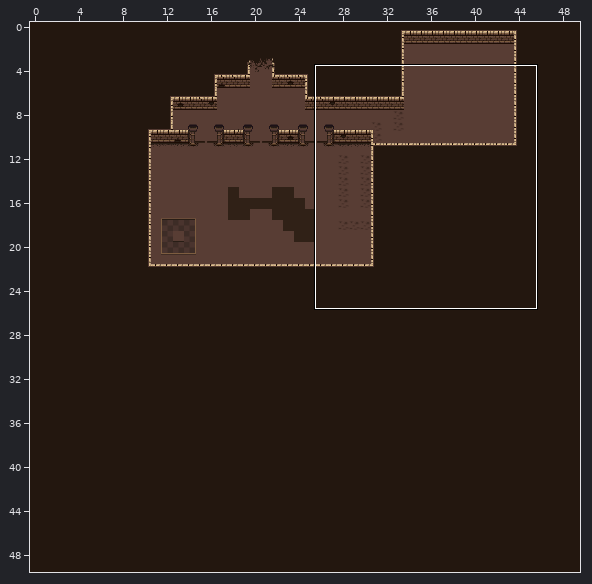
An edit to a level. Tiled map, android/assets/levels/test_level.tmx. Above: a wide view before the commit, with the close-up outlined.
Close-up. Before:
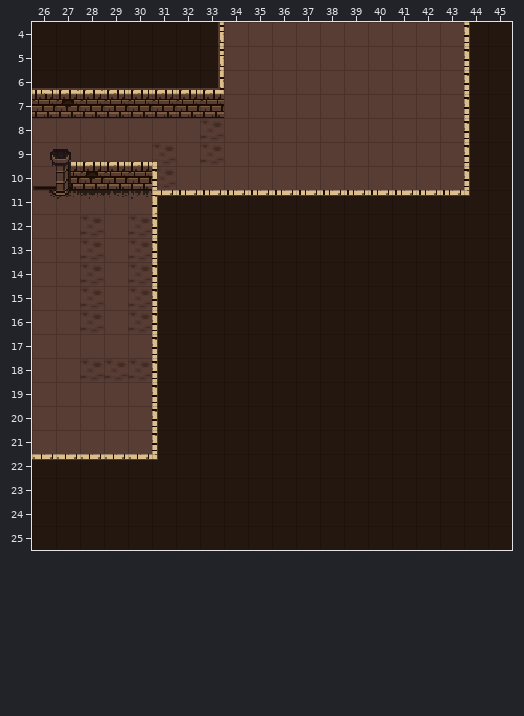
Cells are 16x16 px. Shown: x 26..45, y 4..25. The commit also changed other parts of the map, which this record leaves out.
The result:
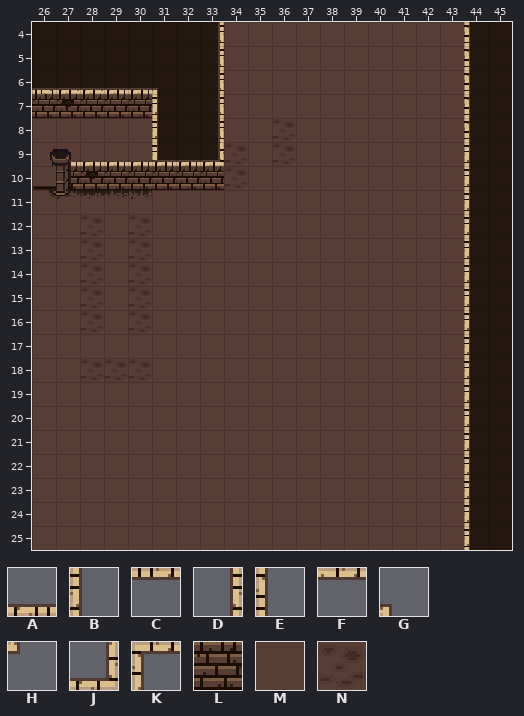
Key: from "PixelDungeonTileset": A 1, B 1 flipped on the other diagonal, C 1 turned 180, D 1 turned 270, E 1 turned 90, F 3 turned 180, G 4, H 4 turned 90, J 5, K 5 turned 180, L 11, M 42, N 90.
_ is an empty cell.
Diff:
Layer "floor":
Tile M is added in rows 11 to 21 at x 31 to 43; in rows 22 to 25 at x 26 to 43.
Tile N replaces tile M in row 8 at x 36; in row 9 at x 34 and 36; in row 10 at x 34.
The edit erases tile M in row 8 at x 31 to 32; in row 9 at x 32; in row 10 at x 32 to 33.
The edit erases tile N in row 8 at x 33; in row 9 at x 31 and 33; in row 10 at x 31.
Layer "walls":
Tile A is added in row 9 at x 32.
Tile B replaces tile E in rows 9 to 10 at x 44.
Tile B replaces tile G in row 9 at x 31.
Tile B replaces tile H in row 11 at x 44.
Tile B is added in row 8 at x 31; in rows 12 to 25 at x 44.
Tile D replaces tile J in row 6 at x 33.
Tile D replaces tile L in row 7 at x 33.
Tile D is added in row 8 at x 33.
Tile G replaces tile A in row 6 at x 31.
Tile J is added in row 9 at x 33.
Tile L replaces tile E in row 10 at x 31.
Tile L is added in row 10 at x 32 to 33.
The edit erases tile A in row 6 at x 32.
The edit erases tile C in row 11 at x 32 to 43.
The edit erases tile E in rows 12 to 21 at x 31.
The edit erases tile F in row 22 at x 26 to 30.
The edit erases tile H in row 22 at x 31.
The edit erases tile K in row 11 at x 31.
The edit erases tile L in row 7 at x 31 to 32.
Layer "decoration":
Tile A is added in row 9 at x 31.
Tile B is added in row 7 at x 31.
Changed places in both close-ups, as pixel boxes (x1, y1, x2, y2):
changed: (32, 70, 470, 550)
